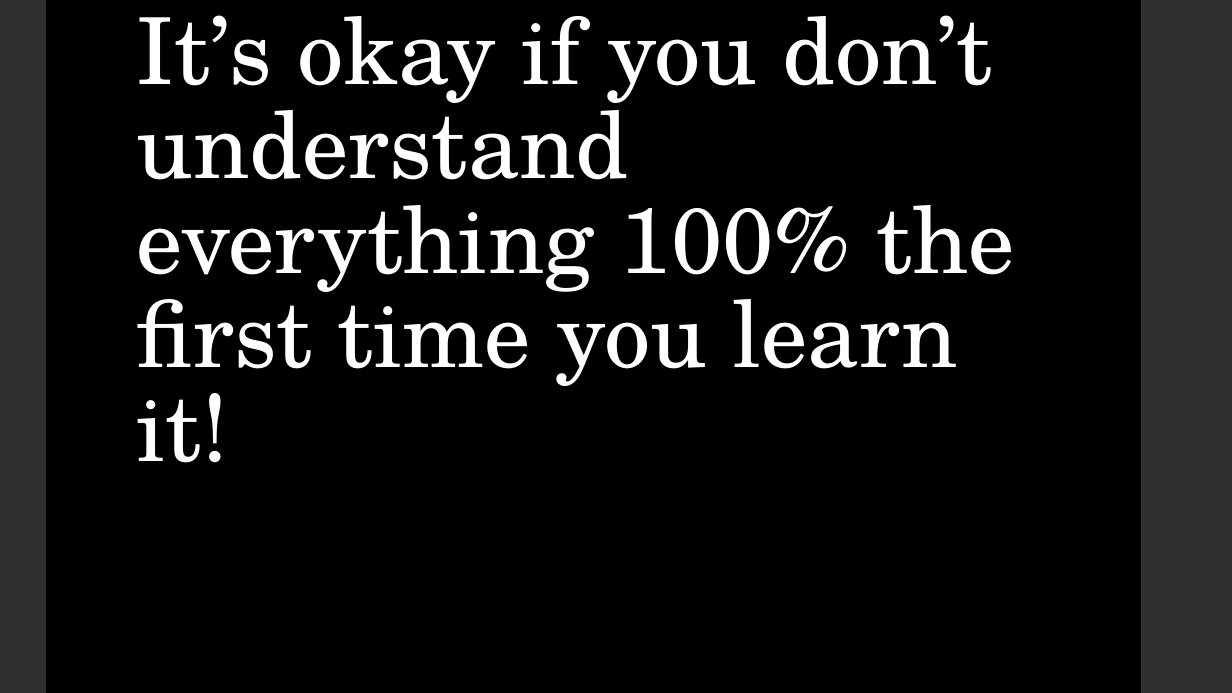
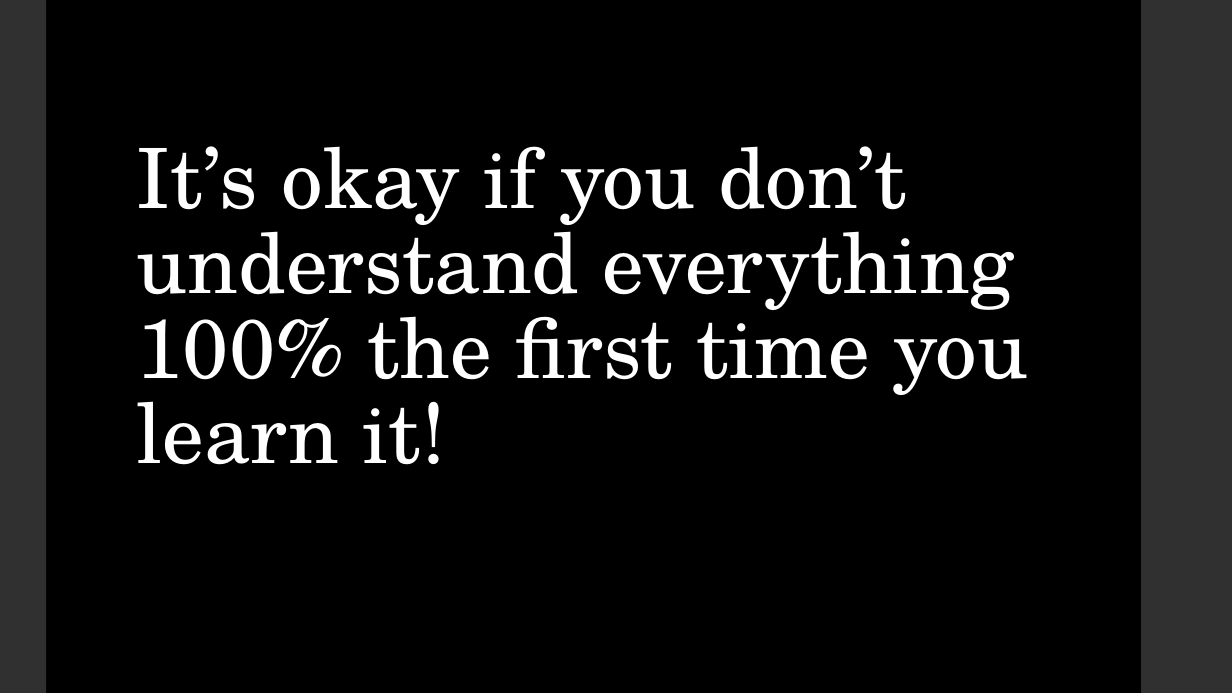
Before and after one commit to LaunchCoderGirlSTL/Data-Science-Assignments, a slide deck: slide 6 of course_material/week_03/week_03_presentation.pptx. Drawn at 1232x693 pixels with LibreOffice and Linux fonts; fonts in the diff are those of the drawing. Boxes give left, top, right and bottom in pixels: in the first picture for what was removed or moved away, otherwise in the second. Text is boxed around its words. In the diff, an @@ line names an element or a change of style, - is before the commit and + after.

```diff
--- a/course_material/week_03/week_03_presentation.pptx
+++ b/course_material/week_03/week_03_presentation.pptx
@@ title "It’s okay if you don’t ..." at bbox=[137, 146, 1028, 465]: size 72 to 64.8 pt @@
```
Also in this commit, not shown: 1 other slide changed, 1 other file.
